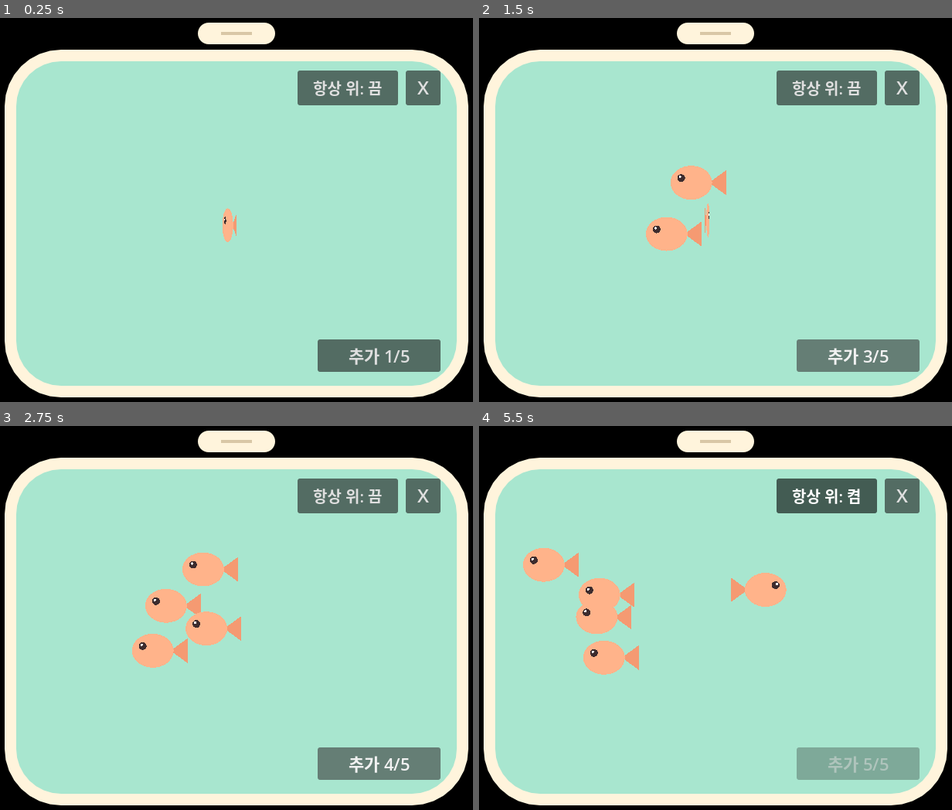
Above: before the commit, frames 1-4 (two rows, left to right).
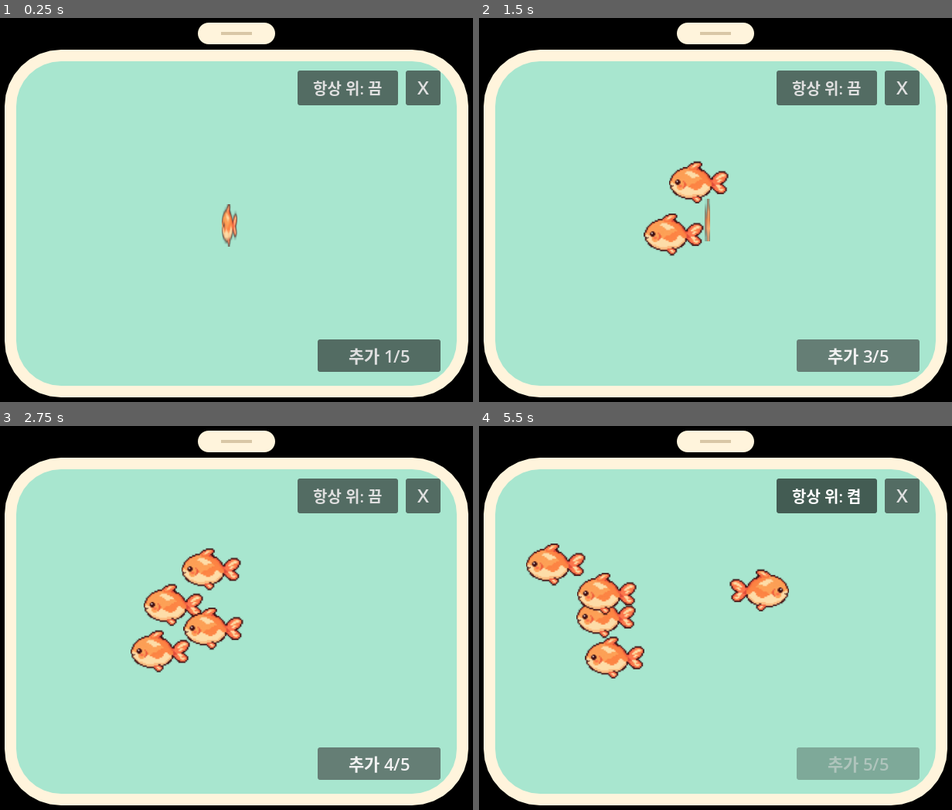
Above: after the commit, the same moments.

Repository: onlyhappiness/mauve
Game: Godot game, scene res://main.tscn
Two runs of this game, one before a commit and one after it. Both use one fixed random seed, a clock stepped at 60 frames per second and the inputs below.
Inputs:
- Up to frame 1 (0.25 s): no input
- Up to frame 2 (1.5 s): click "추가 1/5" at 0.5 s; click "추가 2/5" at 1.25 s
- Up to frame 3 (2.75 s): click "추가 3/5" at 2 s
- Up to frame 4 (5.5 s): click "추가 4/5" at 2.75 s; click "항상 위: 끔" at 3.5 s; click "항상 위: 켬" at 4.25 s; click "항상 위: 끔" at 5 s

The runs differ from the first frame. In frame 1, 0.2% of the frame differs, in the area x 46-51%, y 48-60%; in frame 2, 1.7%; in frame 3, 3.2%; in frame 4, 4.0%, in the area x 9-66%, y 30-66%.

Commit message:
D04-1: 물고기 외형을 금붕어 이미지로 교체
- 시안 v1에서 물고기 영역만 잘라 assets/fish/goldfish.png(247×176)로 사용, 밉맵 켬
- 원본은 assets/fish/source/에 보관하고 .gdignore로 가져오기 제외
- Fish → Visual → Sprite2D 구조로 바꾸고 _draw() 도형 코드 제거
- 이미지를 SIZE 안에 비율 유지로 맞추고, 방향 전환은 Visual.scale.x로 이동
- 물고기 크기를 72×44에서 90×55로 확대
- .DS_Store를 git에서 제외

Co-Authored-By: Claude Opus 5.5 <noreply@anthropic.com>

Diff:
--- a/fish.gd
+++ b/fish.gd
@@ -1,15 +1,8 @@
 extends Node2D
 
-# 꼬리를 포함한 전체 크기. 원점(0, 0)이 물고기의 중심이고 오른쪽을 바라본다.
-const SIZE := Vector2(72, 44)
-
-const BODY_COLOR := Color("ffb38a")  # 살구색 몸통
-const TAIL_COLOR := Color("f59a72")  # 조금 진한 꼬리
-const EYE_COLOR := Color("3d2c2e")
-const EYE_HIGHLIGHT_COLOR := Color.WHITE
-
-const BODY_CENTER := Vector2(9, 0)
-const BODY_RADIUS := Vector2(27, 22)  # 몸통 가로 54, 세로 44
+# 꼬리를 포함한 최대 크기. 원점(0, 0)이 물고기의 중심이고 오른쪽을 바라본다.
+# 이미지는 이 크기 안에 맞춰 표시하고, 어항 이탈 검사도 이 크기를 기준으로 한다.
+const SIZE := Vector2(90, 55)
 
 # 헤엄 설정. 길이는 픽셀, 시간은 초 단위.
 const SPEED_MIN := 35.0
@@ -20,7 +13,7 @@
 const REST_CHANCE := 0.35
 const REST_TIME_MIN := 1.0
 const REST_TIME_MAX := 3.0
-const TURN_SPEED := 5.0  # 방향을 바꿀 때 scale.x가 1초에 변하는 양
+const TURN_SPEED := 5.0  # 방향을 바꿀 때 Visual.scale.x가 1초에 변하는 양
 const EDGE_MARGIN := 4.0  # 테두리에 딱 붙지 않게 두는 여유
 
 # 개체마다 따로 갖는 이동 상태
@@ -29,9 +22,20 @@
 var rest_left := 0.0
 var facing := 1.0  # 1이면 오른쪽, -1이면 왼쪽
 
+@onready var visual: Node2D = $Visual
+@onready var sprite: Sprite2D = $Visual/Sprite2D
+
 
 func _ready() -> void:
+	_fit_sprite_to_size()
 	_pick_target()
+
+
+# 이미지 해상도와 상관없이 비율을 지키며 SIZE 안에 들어가도록 표시 크기를 맞춘다.
+func _fit_sprite_to_size() -> void:
+	var texture_size := sprite.texture.get_size()
+	var fit := minf(SIZE.x / texture_size.x, SIZE.y / texture_size.y)
+	sprite.scale = Vector2(fit, fit)
 
 
 func _process(delta: float) -> void:
@@ -42,12 +46,12 @@
 	else:
 		_swim(delta)
 
-	# scale.x가 1과 -1 사이를 천천히 오가며 몸을 돌리는 것처럼 보이게 한다.
+	# Visual.scale.x가 1과 -1 사이를 천천히 오가며 몸을 돌리는 것처럼 보이게 한다.
 	# 정확히 0이 되면 변환을 되돌릴 수 없으므로 0은 건너뛴다.
-	var next_scale := move_toward(scale.x, facing, TURN_SPEED * delta)
+	var next_scale := move_toward(visual.scale.x, facing, TURN_SPEED * delta)
 	if is_zero_approx(next_scale):
 		next_scale = facing * 0.01
-	scale.x = next_scale
+	visual.scale.x = next_scale
 
 
 func _swim(delta: float) -> void:
@@ -106,28 +110,3 @@
 		if corner.distance_to(corner.clamp(centers.position, centers.end)) > radius:
 			return false
 	return true
-
-
-func _draw() -> void:
-	var half := SIZE / 2
-
-	# 꼬리를 먼저 그려 몸통이 꼬리 뿌리를 덮게 한다.
-	var tail := PackedVector2Array([
-		Vector2(-14, 0),
-		Vector2(-half.x, -16),
-		Vector2(-half.x, 16),
-	])
-	draw_colored_polygon(tail, TAIL_COLOR)
-
-	draw_colored_polygon(_ellipse(BODY_CENTER, BODY_RADIUS), BODY_COLOR)
-
-	draw_circle(Vector2(22, -6), 5, EYE_COLOR)
-	draw_circle(Vector2(23.5, -7.5), 1.6, EYE_HIGHLIGHT_COLOR)
-
-
-func _ellipse(center: Vector2, radius: Vector2, segments: int = 32) -> PackedVector2Array:
-	var points := PackedVector2Array()
-	for i in segments:
-		var angle := TAU * i / segments
-		points.append(center + Vector2(cos(angle) * radius.x, sin(angle) * radius.y))
-	return points
--- a/fish.tscn
+++ b/fish.tscn
@@ -1,6 +1,13 @@
-[gd_scene load_steps=2 format=3]
+[gd_scene load_steps=3 format=3]
 
 [ext_resource type="Script" path="res://fish.gd" id="1_fish"]
+[ext_resource type="Texture2D" uid="uid://c7efyu2pho4c3" path="res://assets/fish/goldfish.png" id="2_goldfish"]
 
 [node name="Fish" type="Node2D"]
 script = ExtResource("1_fish")
+
+[node name="Visual" type="Node2D" parent="."]
+
+[node name="Sprite2D" type="Sprite2D" parent="Visual"]
+texture_filter = 4
+texture = ExtResource("2_goldfish")
Binary file added: assets/fish/goldfish.png
Not shown, added: assets/fish/goldfish.png.import
Not shown, added: assets/fish/source/.gdignore
Binary file added: assets/fish/source/goldfish-cute-v1.png
Not shown, changed: .gitignore
